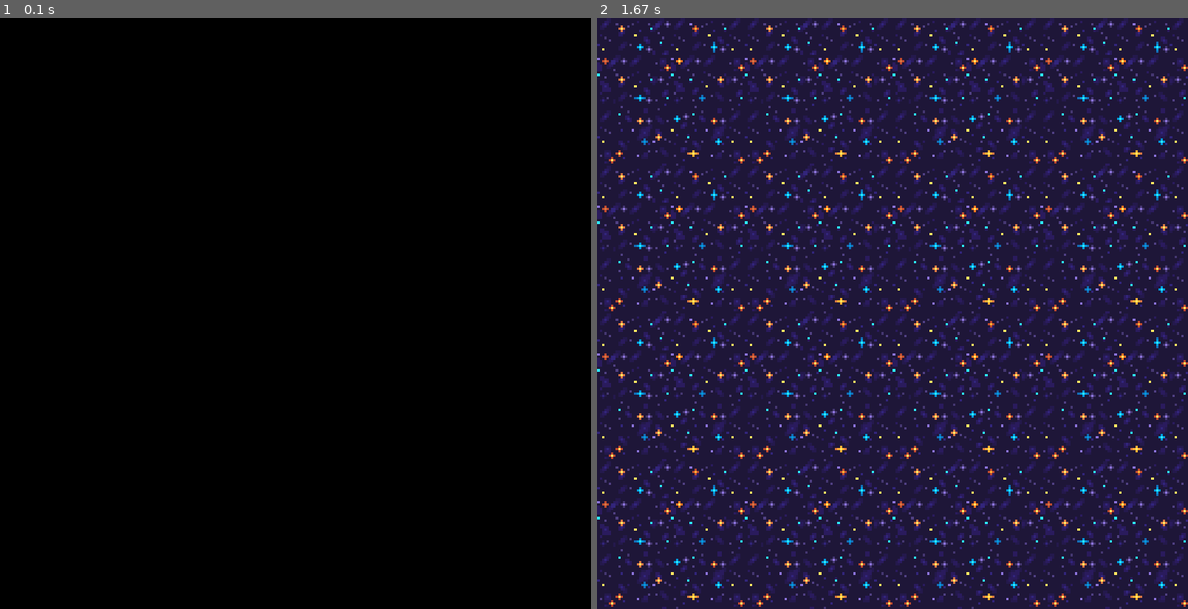
Above: before the commit, frames 1-2 (left to right).
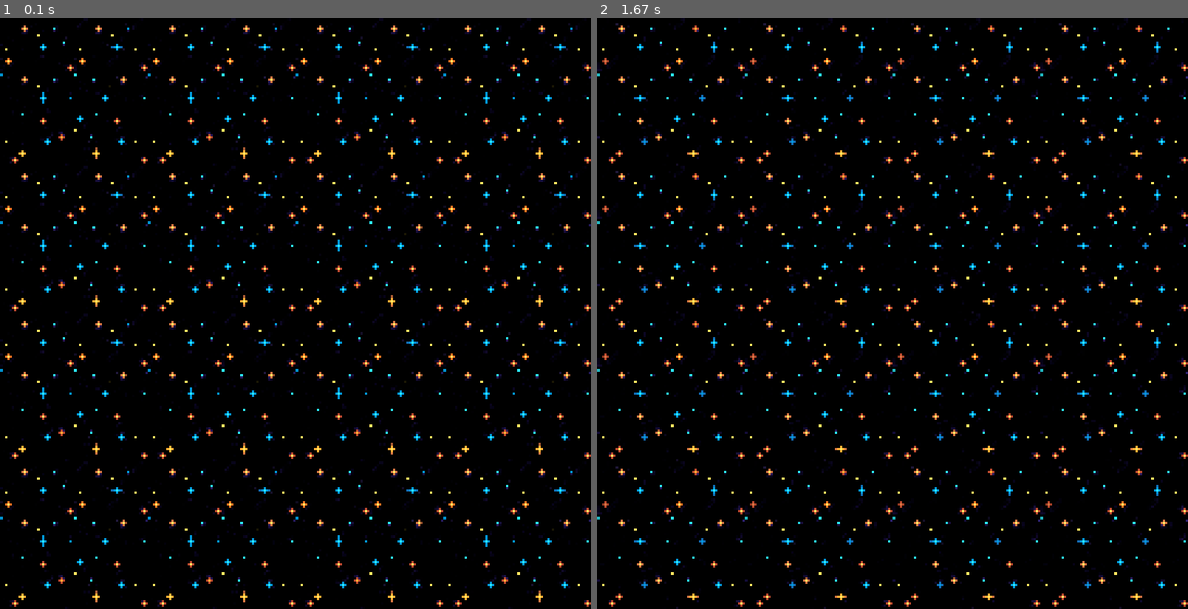
Above: after the commit, the same moments.

Repository: darsiov/pygames
Game: pygame game, started from first_game.py
Two runs of this game, one before a commit and one after it. Both use one fixed random seed, a clock stepped at 60 frames per second and the inputs below.
Inputs:
- Up to frame 1 (0.1 s): no input
- Up to frame 2 (1.67 s): no input

The runs differ from the first frame. In frame 1, 5.1% of the frame differs, in the area x 0-100%, y 0-100%; in frame 2, 97%.

Commit message:
Cambio de la imagen del fondo y agregado del git ignore

Diff:
--- a/first_game.py
+++ b/first_game.py
@@ -17,7 +17,7 @@
     wall_blocks = pygame.sprite.Group()#Grupo de sprites del fondo
     window = pygame.display.set_mode((WIDTH_SCREEN, HEIGHT_SCREEN)) #Creación de la ventana que mostrara nuestro juego
     clock = pygame.time.Clock() #Definición del reloj interno del juego
-    dt = clock.tick(10) /100 #Definición de los FPS del surface
+    dt = clock.tick(30) /100 #Definición de los FPS del surface
 
     class Fondo(sprite.Sprite):#Objeto que contendra el fondo
         def __init__(self):#Función que llevará la extracción , carga y conversión del sprite
Binary file changed: sprites/Fondo.png
Not shown, added: .gitignore
